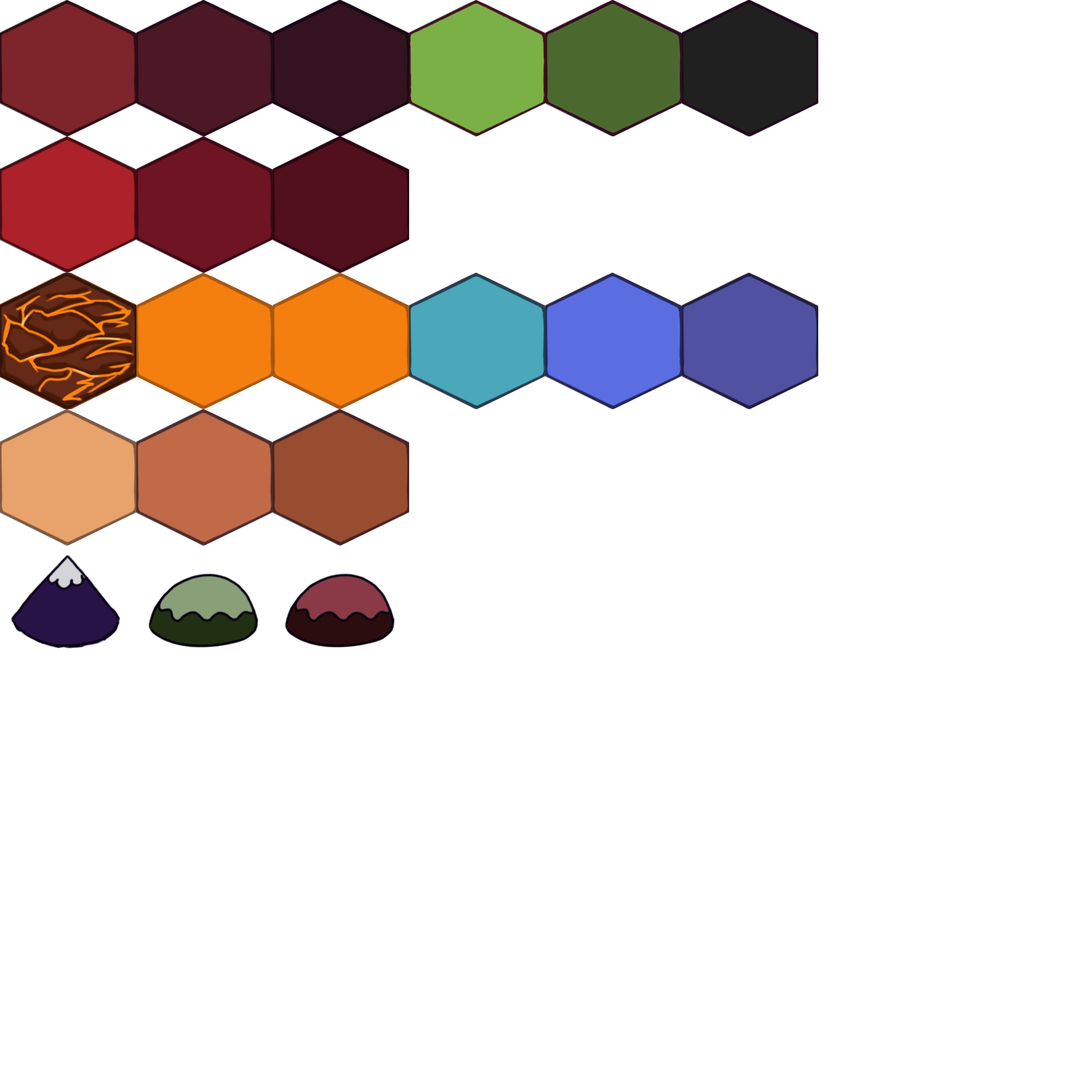
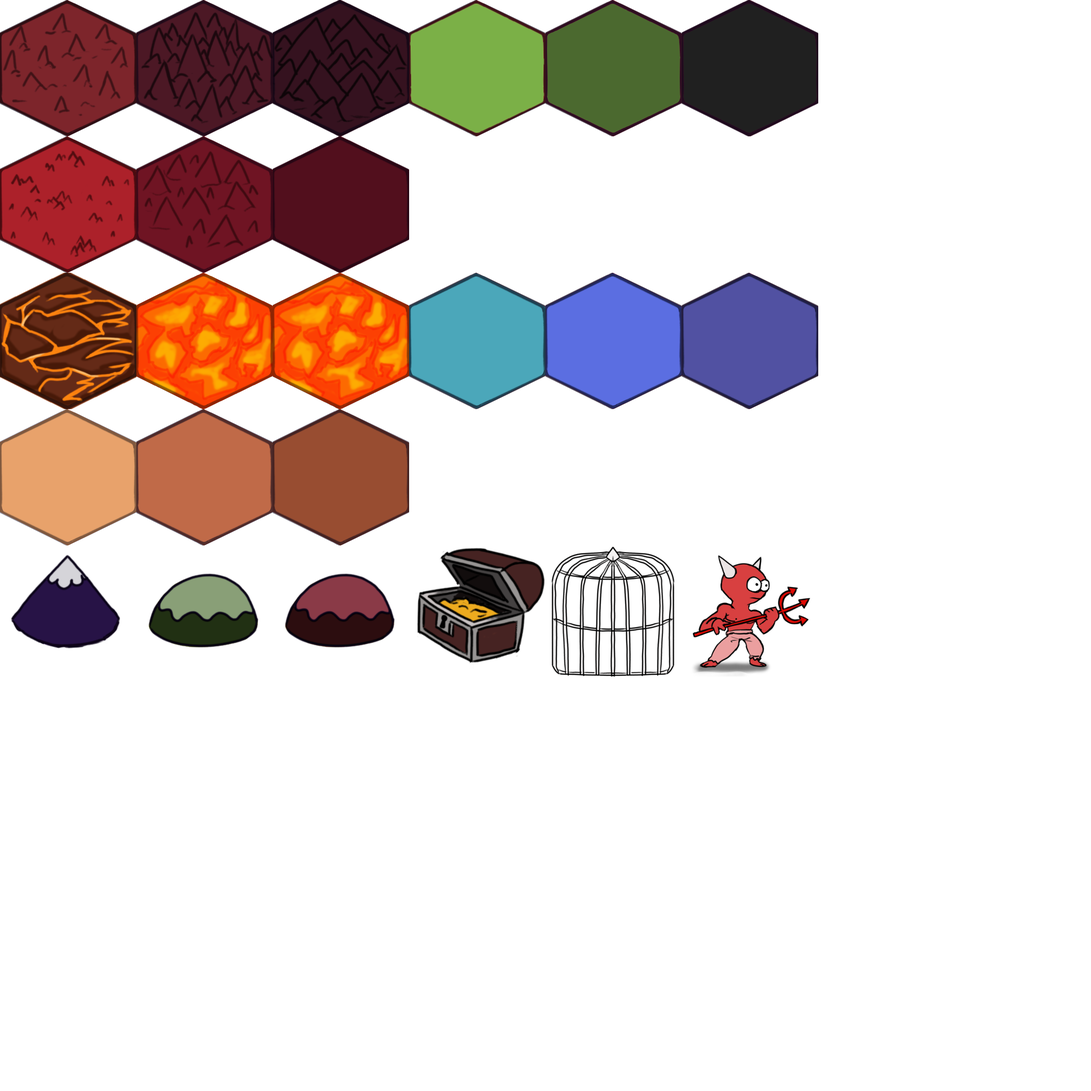
The second 1091 x 1091 image is a revision of the first. Changes to its layers:
painted on "Paint Layer 3" over [7, 102, 396, 258]
added layer "Paint Layer 16" in group "Group 2" over [415, 547, 546, 669]
added layer "Colorize Mask 1" (2nd of 2, in "Group 2") in group "Group 2" over [2, 11, 811, 678]
painted on "Paint Layer 7" over [2, 11, 811, 678]
added layer "Paint Layer 14" (74%) in group "Group 6" over [238, 13, 408, 171]
added layer "Paint Layer 13" (64%) in group "Group 6" over [141, 11, 307, 124]
added layer "Paint Layer 10" (50%) in group "Group 6" over [2, 12, 144, 166]
added layer "Paint Layer 11" (50%) in group "Group 6" over [142, 150, 260, 249]
added layer "Paint Layer 9" (58%) in group "Group 2" over [7, 150, 130, 258]
